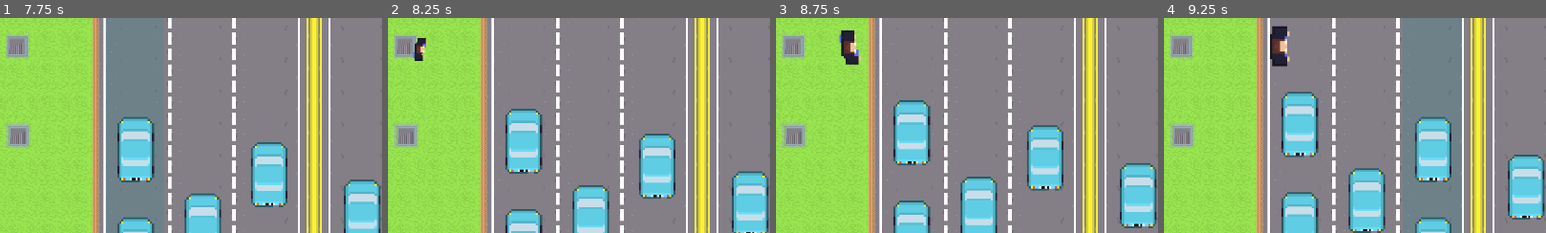
Above: before the commit, frames 1-4 (left to right).
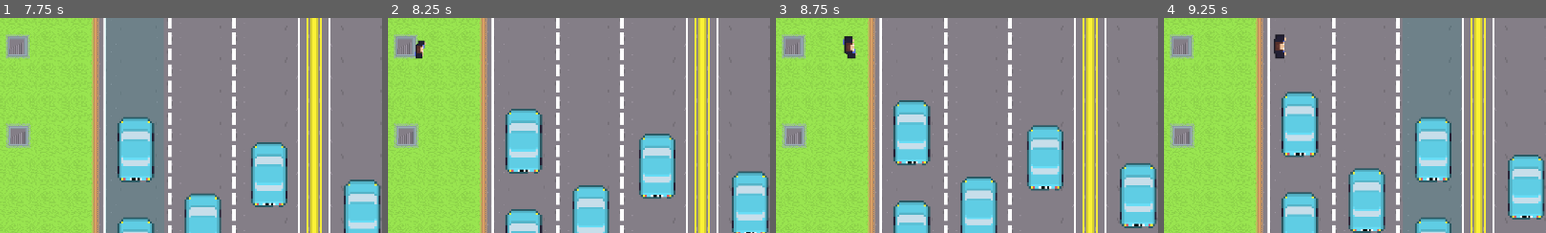
Above: after the commit, the same moments.

Repository: lewis785/gmtk-game-jam-2023
Game: Godot game, scene res://scenes/world.tscn
Same seed, same stepped clock (60 frames per second), same inputs: the game is played once before the commit and once after it. Sound files missing from this copy of the repository are replaced by a short silence.
Inputs (mouse positions are % of the whole screen's width and height, from its top left):
- Up to frame 1 (7.75 s): tap Enter at 0.5 s; move the mouse to (72, 45) at 0.52 s; click (72, 45) at 0.67 s; move the mouse to (30, 55) at 1.27 s; click (30, 55) at 1.42 s; move the mouse to (60, 28) at 2.02 s; click (60, 28) at 2.17 s; move the mouse to (45, 70) at 2.77 s; click (45, 70) at 2.92 s; move the mouse to (80, 65) at 3.52 s; click (80, 65) at 3.67 s; move the mouse to (20, 35) at 4.27 s; click (20, 35) at 4.42 s; move the mouse to (55, 50) at 5.02 s; click (55, 50) at 5.17 s; move the mouse to (35, 25) at 5.77 s; click (35, 25) at 5.92 s; move the mouse to (72, 45) at 6.52 s; click (72, 45) at 6.67 s; move the mouse to (30, 55) at 7.27 s; click (30, 55) at 7.42 s
- Up to frame 2 (8.25 s): move the mouse to (60, 28) at 8.02 s; click (60, 28) at 8.17 s
- Up to frame 3 (8.75 s): no input
- Up to frame 4 (9.25 s): move the mouse to (45, 70) at 8.77 s; click (45, 70) at 8.92 s
The pictures show only the part of the screen within x 9-59%, y 47-97%; the shares and areas given below are measured in that part.

Frame 1 is identical in both runs. In frame 2, 0.2% of the frame differs, in the area x 6-11%, y 9-20%; in frame 3, 0.5%; in frame 4, 0.7%, in the area x 27-33%, y 3-23%.

Commit message:
CHANGE reduce crosser scaling

Diff:
--- a/scenes/CrosserSpawn.gd
+++ b/scenes/CrosserSpawn.gd
@@ -11,7 +11,7 @@
 	var crosser = crossers[0].instantiate()
 	crosser.position = crosser.position - Vector2(5, -4)
 	var tween = get_tree().create_tween()
-	tween.parallel().tween_property(crosser, "scale", Vector2(2.5, 2.5), 1)
+	tween.parallel().tween_property(crosser, "scale", Vector2(1.5, 1.5), 1)
 	tween.parallel().tween_property(crosser, "position:y" , -4, 1).as_relative()
 	self.add_child(crosser)
 
